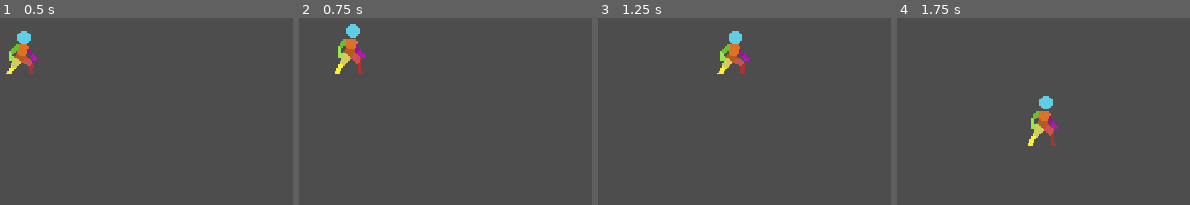
Above: before the commit, frames 1-4 (left to right).
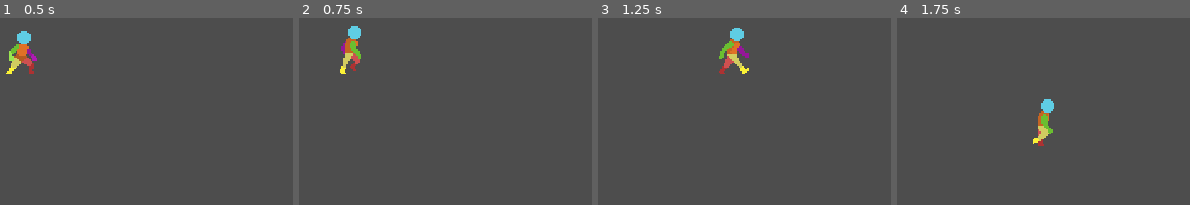
Above: after the commit, the same moments.

Repository: AdrianMtzTrev/GlobalGameJam
Game: Godot game, scene res://Scenes/level_1.tscn
Same seed, same stepped clock (60 frames per second), same inputs: the game is played once before the commit and once after it.
Inputs:
- Up to frame 1 (0.5 s): no input
- Up to frame 2 (0.75 s): tap Enter at 0.5 s; hold D (right) from 0.53 s (still down)
- Up to frame 3 (1.25 s): keep holding D (right)
- Up to frame 4 (1.75 s): release D (right) at 1.28 s; hold S (down) from 1.28 s (still down)

Frame 1 is identical in both runs. In frame 2, 1.0% of the frame differs, in the area x 12-23%, y 3-30%; in frame 3, 1.1%; in frame 4, 1.3%, in the area x 44-55%, y 41-69%.

Commit message:
Walking right animation & fsm of animations

Diff:
--- a/Player/Scenes/player.tscn
+++ b/Player/Scenes/player.tscn
@@ -1,7 +1,8 @@
-[gd_scene load_steps=8 format=3 uid="uid://b31sn14lgmi3d"]
+[gd_scene load_steps=9 format=3 uid="uid://b31sn14lgmi3d"]
 
 [ext_resource type="Texture2D" uid="uid://caepamlriwth4" path="res://Player/Sprites/Idle/Player Idle 48x48.png" id="1_i823h"]
 [ext_resource type="Script" uid="uid://b0nt1jqqmhaxw" path="res://Player/Scripts/player.gd" id="1_rg7kn"]
+[ext_resource type="Texture2D" uid="uid://yna4kenpg8h5" path="res://Player/Sprites/Walk/PlayerWalk 48x48.png" id="3_52sos"]
 
 [sub_resource type="CapsuleShape2D" id="CapsuleShape2D_qqy1o"]
 radius = 6.0
@@ -22,6 +23,30 @@
 "update": 1,
 "values": [0, 1, 2, 3, 4, 5, 6, 7, 8, 9]
 }
+tracks/1/type = "value"
+tracks/1/imported = false
+tracks/1/enabled = true
+tracks/1/path = NodePath("Sprite2D:texture")
+tracks/1/interp = 1
+tracks/1/loop_wrap = true
+tracks/1/keys = {
+"times": PackedFloat32Array(0, 1),
+"transitions": PackedFloat32Array(1, 1),
+"update": 1,
+"values": [ExtResource("1_i823h"), ExtResource("1_i823h")]
+}
+tracks/2/type = "value"
+tracks/2/imported = false
+tracks/2/enabled = true
+tracks/2/path = NodePath("Sprite2D:hframes")
+tracks/2/interp = 1
+tracks/2/loop_wrap = true
+tracks/2/keys = {
+"times": PackedFloat32Array(0, 1),
+"transitions": PackedFloat32Array(1, 1),
+"update": 1,
+"values": [10, 10]
+}
 
 [sub_resource type="Animation" id="Animation_52sos"]
 length = 0.001
@@ -37,9 +62,71 @@
 "update": 1,
 "values": [0]
 }
+tracks/1/type = "value"
+tracks/1/imported = false
+tracks/1/enabled = true
+tracks/1/path = NodePath("Sprite2D:texture")
+tracks/1/interp = 1
+tracks/1/loop_wrap = true
+tracks/1/keys = {
+"times": PackedFloat32Array(0),
+"transitions": PackedFloat32Array(1),
+"update": 1,
+"values": [ExtResource("1_i823h")]
+}
+tracks/2/type = "value"
+tracks/2/imported = false
+tracks/2/enabled = true
+tracks/2/path = NodePath("Sprite2D:hframes")
+tracks/2/interp = 1
+tracks/2/loop_wrap = true
+tracks/2/keys = {
+"times": PackedFloat32Array(0),
+"transitions": PackedFloat32Array(1),
+"update": 1,
+"values": [10]
+}
 
 [sub_resource type="Animation" id="Animation_omv0o"]
 resource_name = "WALK_RIGHT"
+length = 0.7
+loop_mode = 1
+tracks/0/type = "value"
+tracks/0/imported = false
+tracks/0/enabled = true
+tracks/0/path = NodePath("Sprite2D:texture")
+tracks/0/interp = 1
+tracks/0/loop_wrap = true
+tracks/0/keys = {
+"times": PackedFloat32Array(0, 0.7),
+"transitions": PackedFloat32Array(1, 1),
+"update": 1,
+"values": [ExtResource("3_52sos"), ExtResource("3_52sos")]
+}
+tracks/1/type = "value"
+tracks/1/imported = false
+tracks/1/enabled = true
+tracks/1/path = NodePath("Sprite2D:hframes")
+tracks/1/interp = 1
+tracks/1/loop_wrap = true
+tracks/1/keys = {
+"times": PackedFloat32Array(0, 0.7),
+"transitions": PackedFloat32Array(1, 1),
+"update": 1,
+"values": [8, 8]
+}
+tracks/2/type = "value"
+tracks/2/imported = false
+tracks/2/enabled = true
+tracks/2/path = NodePath("Sprite2D:frame")
+tracks/2/interp = 1
+tracks/2/loop_wrap = true
+tracks/2/keys = {
+"times": PackedFloat32Array(0, 0.1, 0.2, 0.3, 0.4, 0.5, 0.6, 0.7),
+"transitions": PackedFloat32Array(1, 1, 1, 1, 1, 1, 1, 1),
+"update": 1,
+"values": [0, 1, 2, 3, 4, 5, 6, 7]
+}
 
 [sub_resource type="AnimationLibrary" id="AnimationLibrary_omv0o"]
 _data = {
--- a/Player/Scripts/player.gd
+++ b/Player/Scripts/player.gd
@@ -3,7 +3,8 @@
 var cardinalDirection : Vector2 = Vector2.DOWN
 var direction : Vector2 = Vector2.ZERO
 var moveSpeed : float = 100.0
-var state = "IDLE"
+var state : String = "IDLE"
+var updateAnimation : bool = true
 
 @onready var animation_player : AnimationPlayer = $AnimationPlayer
 @onready var sprite : Sprite2D = $Sprite2D
@@ -18,8 +19,9 @@
 	direction.x = Input.get_action_strength("right") - Input.get_action_strength("left")
 	direction.y = Input.get_action_strength("down") - Input.get_action_strength("up")
 	velocity = direction * moveSpeed
-	if SetState():
+	if updateAnimation:
 		UpdateAnimation()
+	UpdateState()
 	pass
 
 func _physics_process(delta: float) -> void:
@@ -29,11 +31,36 @@
 func SetDirection() -> bool:
 	return true
 
-func SetState() -> bool:
-	var new_state = "IDLE" if direction == Vector2.ZERO else "WALKING"
-	return new_state == state
+func UpdateState() -> void:
+	match direction:
+		Vector2.ZERO:
+			updateAnimation = state != "IDLE"
+			SetState("IDLE")
+			return
+		Vector2.UP:
+			updateAnimation = state != "WALK_UP"
+			SetState("WALK_UP")
+			return
+		Vector2.DOWN:
+			updateAnimation = state != "WALK_DOWN"
+			SetState("WALK_DOWN")
+			return
+		Vector2.LEFT:
+			updateAnimation = state != "WALK_LEFT"
+			SetState("WALK_LEFT")
+			return
+		Vector2.RIGHT:
+			updateAnimation = state != "WALK_RIGHT"
+			SetState("WALK_RIGHT")
+			return
+	return
+
+func SetState(new_state : String) -> void:
+	state = new_state
+	return
 
 func UpdateAnimation() -> void:
+	updateAnimation = false
 	animation_player.play(state)
 	return
 
Binary file added: Player/Sprites/Walk/PlayerWalk 48x48.aseprite
Binary file added: Player/Sprites/Walk/PlayerWalk 48x48.png
Not shown, added: Player/Sprites/Walk/PlayerWalk 48x48.png.import
